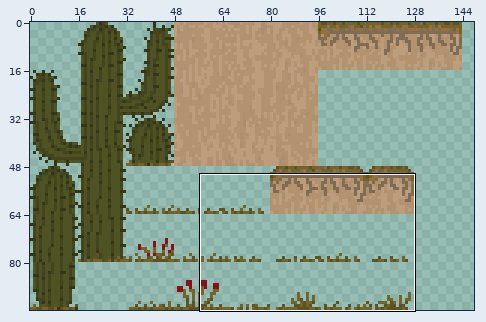
Two states of a sprite sheet, app/public/gfx/tiles/tilesDesert.png. The first picture is a wide view before the edit; the outline marks the close-up.
Close-up. Earlier state:
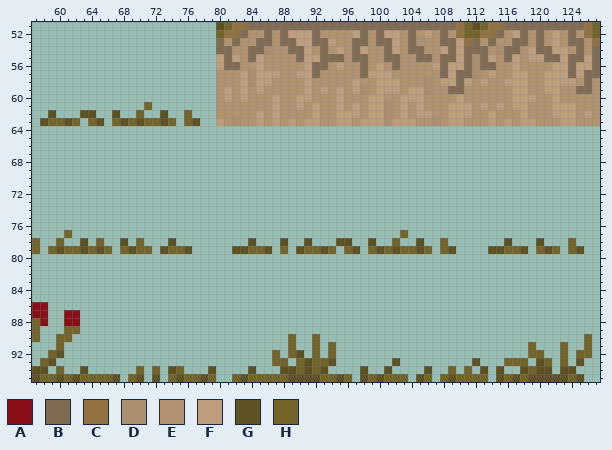
The file is 160x96 pixels. Colours within 5 levels of each other are drawn and written as one. Shown: x 57..127, y 51..95. The wide view leaves out empty margins.
Palette (. is transparent): A #8b0f18  B #806c53  C #947141  D #ac8f6f  E #b3926f  F #bd9d7b  G #5e5222  H #736529
Pixels before (only the part around the change), first column x 57:
51 .......................GHCCBBBBBBBBBBBBBBBBBBBBBBBBBBCHGHCCBBBBBBBBBBCH
52 .......................HCCBEEBEBFFFBEEEEFBEBFFEBEFEBECHHCCBEFBEBEFEBECH
53 .......................BEBEEBBEBBFFBBFEEBBEBBFEBDEEBBFCBEBEEBBEBEFEBBEC
54 .......................BBEEBBDEEBBFEBEFEBFEEBFEBBEEFBFBBBEDBBEFBBFFEBEB
55 .......................FBFEBFEEEEBFFBBBEBBEEBBEEBBEBBFBDBFEBFEFFBBFBBFB
56 .......................FBBEEFEEEEEFBBEFEEBEFEBEEEEFBFFBDBBEEFEEEEFFBFFB
57 .......................EEEFDFFFEEFFBEEEEEBFFFEEEEEEBFBBDEFEEFFEEFFFBFBB
58 .......................EEEFDFFEEEEFEEEEEFEEFFFEEEDEFFBFEFEEFFFEEFFFFEBE
59 .......................EFEFEFEEEEEFEFEFEFDEFFFEFFDEEBBEEEEEEFFEEFFEEBBE
60 .......................EFEFEEEFEEFFEEEFEEEFFEEFFFEEEEFEEEEEEFFFEEFEEEEE
61 ..............H........EEEEEEEFEEFEFEEFEFEFFDEFEFEEEFFFEFEFEFFEEEFFFEEE
62 ..G...GG..G..H..G..H...EEEEEFEFEEEEFEEFFFEFFDEFEFFEEFFFEEFEEEFEEEFFFEFE
63 .GHHGH.HG.HGHGHHGH.HG..FEDEEFEFEFEFFEEFFEFFFDFFFEEDEFFEEEFEFEFFEEEFFEEE
64 .......................................................................
65 .......................................................................
66 .......................................................................
67 .......................................................................
68 .......................................................................
69 .......................................................................
70 .......................................................................
71 .......................................................................
72 .......................................................................
73 .......................................................................
74 .......................................................................
75 .......................................................................
76 .......................................................................
77 ....H.........................................H........................
78 H..H..G.H..G.H...G.........G...G..G...GG..G..H..G..H.......G...G...H...
79 H.HGHHGHGH.HGHH.GHHG.....GGHHG.H.GHHGH.HG.HGHGHHGH.HG....GGHHG.HGH.HG..
80 .......................................................................
81 .......................................................................
82 .......................................................................
83 .......................................................................
84 .......................................................................
85 .......................................................................
86 AA.....................................................................
87 AA..AA.................................................................
88 HA..AA.................................................................
89 H...HH.................................................................
90 H..HH...........................H..H.................................H.
91 ...H............................H..H.H........................H...H..H.
92 ..HG..........................H.HG.H.H........................HH..H.HH.
93 .HG...........................HH.HGHHG.......G.........G...HHH.GH.H.G..
94 GG.H..G......H.H.GH...G....G...GGHGHG....G..G....G..H.H.G.G..GHGG.GG...
95 GHHGHGHHHHG.HG.G.HGHHGH..HGHHHHHGGGGHHGH.GHGHHH.GH.HGHHHH.GHGHGGGGGHG..
New version:
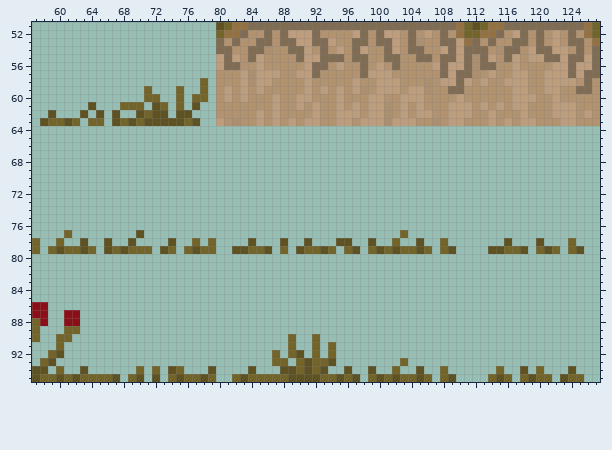
From the commit log: Procedural desert terrain now has grass and cacti.
Change:
Colour G now appears in row 61 at x 64, 72 and 77; in row 62 at x 65, 72 and 75; in row 63 at x 75; in row 77 at x 70; in row 78 at x 66 and 69; in row 79 at x 77.
Colour G now appears in row 94 at x 96, 99 and 105; in row 95 at x 97.
The author changed colour H to colour G in row 62 at x 70 and 76; in row 63 at x 67, 69, 71 to 72 and 74; in row 79 at x 66 and 68; in row 95 at x 102.
Colour H now appears in row 58 at x 78; in row 59 at x 71, 75 and 78; in row 60 at x 71 to 72, 75 and 77 to 78; in row 61 at x 68 to 70, 73 and 75; in row 62 at x 71; in row 78 at x 77 and 79.
Colour H now appears in row 79 at x 67 and 78 to 79; in row 93 at x 103; in row 94 at x 102 and 108; in row 95 at x 104 and 114.
The author changed colour G to colour H in row 63 at x 65, 68 and 70; in row 79 at x 69 and 76; in row 94 at x 115 and 120; in row 95 at x 120 to 121 and 125.
The edit erases colour G in row 62 at x 64; in row 78 at x 68; in row 79 at x 65; in row 93 at x 102, 112, 120 and 125; in row 94 at x 98, 101, 106, 113, 121 and 123; in row 95 at x 98, 117 and 122.
The edit erases colour H in row 61 at x 71; in row 78 at x 65 and 70; in row 79 at x 75; in row 90 at x 126; in row 91 at x 119, 123 and 126; in row 92 at x 119 to 120, 123 and 125 to 126.
The edit erases colour H in row 93 at x 116 to 118, 121 and 123; in row 94 at x 109, 111 and 119; in row 95 at x 110 to 113.
Changed places in both close-ups, as pixel boxes (x1, y1, x2, y2):
changed: (88, 78, 208, 126)
changed: (96, 230, 144, 254)
changed: (176, 238, 216, 254)
changed: (344, 334, 592, 382)
